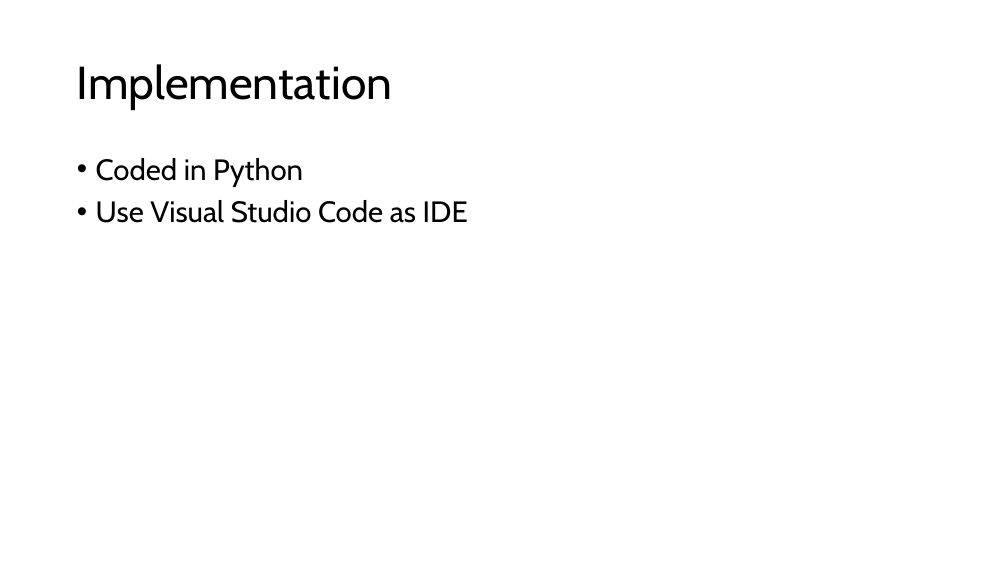
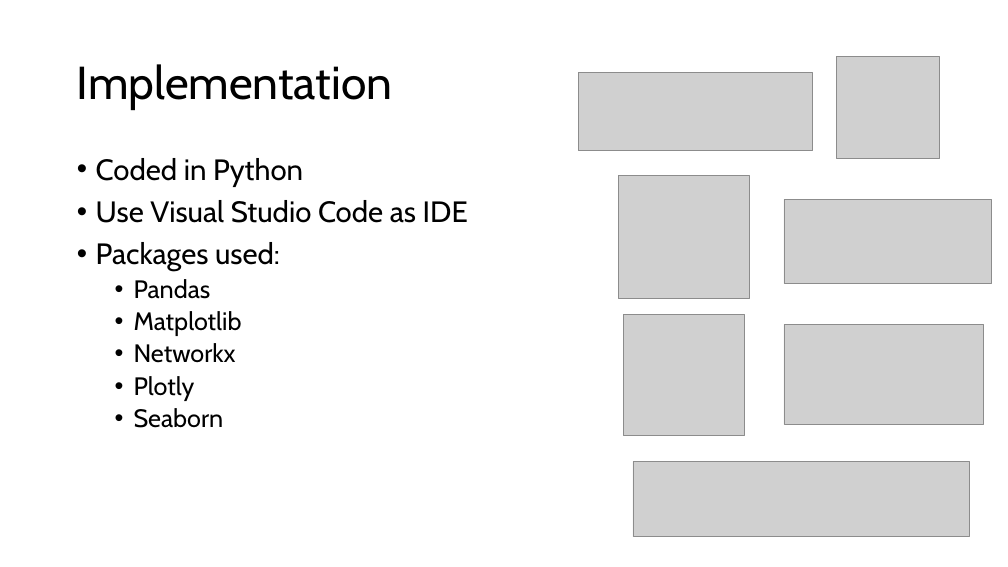
Before and after one commit to timsweeney7/enpm611-project-app, a slide deck: slide 7 of presentation/Presentation1.pptx. Drawn at 1008x567 pixels with LibreOffice and Linux fonts; fonts in the diff are those of the drawing; grey boxes stand for pictures. Boxes give left, top, right and bottom in pixels: in the first picture for what was removed or moved away, otherwise in the second. Text is boxed around its words. In the diff, an @@ line names an element or a change of style, - is before the commit and + after.

```diff
--- a/presentation/Presentation1.pptx
+++ b/presentation/Presentation1.pptx
@@ picture added at bbox=[837, 56, 939, 158] @@
@@ picture added at bbox=[578, 73, 813, 150] @@
@@ picture added at bbox=[619, 175, 749, 299] @@
@@ picture added at bbox=[784, 200, 992, 284] @@
@@ text at bbox=[96, 242, 280, 428]: paragraphs added @@
+• Packages used:
+  • Pandas
+  • Matplotlib
+  • Networkx
+  • Plotly
+  • Seaborn
@@ picture added at bbox=[623, 315, 744, 436] @@
@@ picture added at bbox=[784, 324, 984, 424] @@
@@ picture added at bbox=[633, 462, 969, 537] @@
```
Also in this commit, not shown: 1 other slide changed, 4 slides added, 1 other file.
